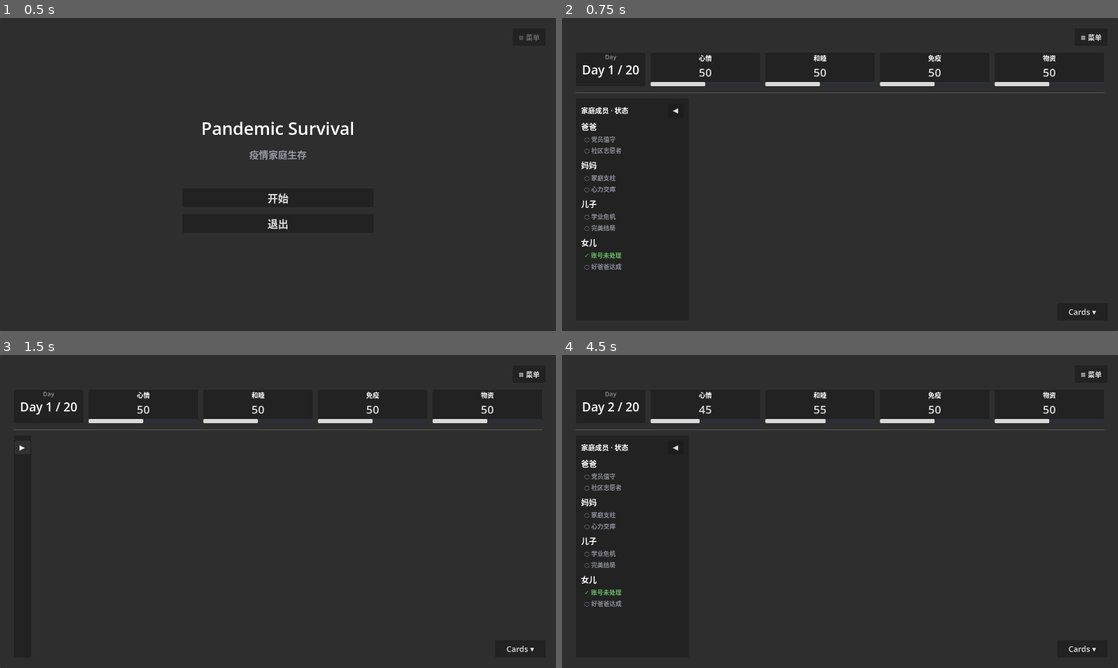
Above: before the commit, frames 1-4 (two rows, left to right).
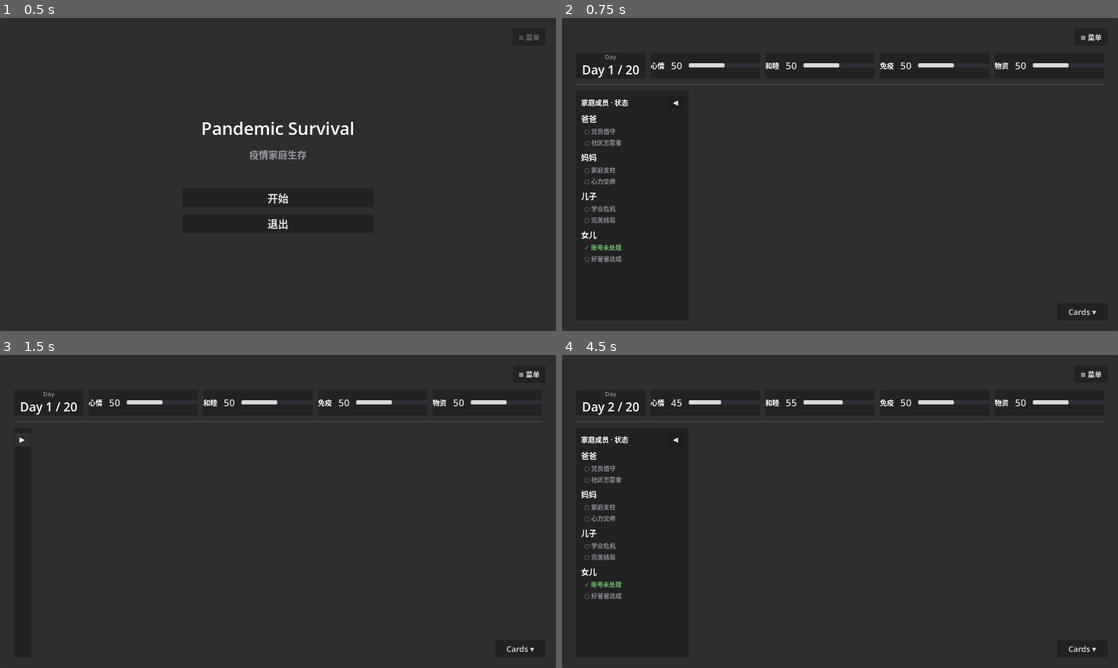
Above: after the commit, the same moments.

Repository: edudong999/GGJ
Game: Godot game, scene res://scenes/Main.tscn
Two runs of this game, one before a commit and one after it. Both use one fixed random seed, a clock stepped at 60 frames per second and the inputs below.
Inputs:
- Up to frame 1 (0.5 s): no input
- Up to frame 2 (0.75 s): click "开始" at 0.5 s
- Up to frame 3 (1.5 s): click "◀" at 1.25 s
- Up to frame 4 (4.5 s): click "▶" at 2 s; click "Cards ▾" at 2.75 s; click "1. 或许我可以修复一下亲子关系" at 3.5 s; click "继续 →" at 4.25 s

Frame 1 is identical in both runs. In frame 2, 3.3% of the frame differs, in the area x 2-98%, y 11-81%; in frame 3, 1.7%; in frame 4, 3.2%.

Commit message:
Layout attribute cells horizontally (name | value | bar)
Per-cell layout flipped from VBox to HBox so 心情 50 [██████░░] reads
as one row instead of three stacked lines. ProgressBar keeps its
expand-fill behaviour, so it stretches to whatever width the label
slack leaves.

Co-Authored-By: Claude Opus 4.7 <noreply@anthropic.com>

Diff:
--- a/scripts/Main.gd
+++ b/scripts/Main.gd
@@ -199,25 +199,27 @@
 	for key in ATTRS:
 		var box := PanelContainer.new()
 		box.size_flags_horizontal = Control.SIZE_EXPAND_FILL
-		var vbox := VBoxContainer.new()
-		vbox.add_theme_constant_override("separation", 4)
-		box.add_child(vbox)
+		var hbox := HBoxContainer.new()
+		hbox.add_theme_constant_override("separation", 8)
+		box.add_child(hbox)
+
+		var value: int = GameState[key]
+		var color: Color = _attr_color(value)
 
 		var name_label := Label.new()
 		name_label.text = GameState.get_attribute_label(key)
-		name_label.horizontal_alignment = HORIZONTAL_ALIGNMENT_CENTER
-		name_label.add_theme_font_size_override("font_size", 15)
-		vbox.add_child(name_label)
-
-		var value: int = GameState[key]
-		var color: Color = _attr_color(value)
+		name_label.add_theme_font_size_override("font_size", 16)
+		name_label.vertical_alignment = VERTICAL_ALIGNMENT_CENTER
+		hbox.add_child(name_label)
 
 		var value_label := Label.new()
 		value_label.text = "%d" % value
+		value_label.custom_minimum_size = Vector2(40, 0)
 		value_label.horizontal_alignment = HORIZONTAL_ALIGNMENT_CENTER
-		value_label.add_theme_font_size_override("font_size", 26)
+		value_label.vertical_alignment = VERTICAL_ALIGNMENT_CENTER
+		value_label.add_theme_font_size_override("font_size", 22)
 		value_label.add_theme_color_override("font_color", color)
-		vbox.add_child(value_label)
+		hbox.add_child(value_label)
 
 		var bar := ProgressBar.new()
 		bar.min_value = 0
@@ -225,6 +227,8 @@
 		bar.value = value
 		bar.show_percentage = false
 		bar.custom_minimum_size = Vector2(0, 10)
+		bar.size_flags_horizontal = Control.SIZE_EXPAND_FILL
+		bar.size_flags_vertical = Control.SIZE_SHRINK_CENTER
 
 		var bg_style := StyleBoxFlat.new()
 		bg_style.bg_color = Color(0.18, 0.18, 0.22)
@@ -242,7 +246,7 @@
 		fill_style.corner_radius_bottom_right = 3
 		bar.add_theme_stylebox_override("fill", fill_style)
 
-		vbox.add_child(bar)
+		hbox.add_child(bar)
 		attr_row.add_child(box)
 
 
@@ -442,4 +446,3 @@
 
 func _on_restart_pressed() -> void:
 	_restart_to_start()
-	# 结局页面的「重新开始」直接回到开始界面,与菜单一致
